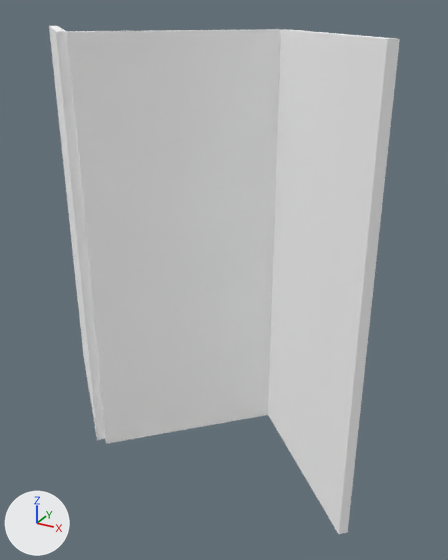
The glTF model public/3d/item/model__item__shop.ofs_3100_0/3100IMRL07_09.gltf as it was, and as the next commit left it.
Rendered twice from a 50 mm lens placed at (1.42, -2.22, 1.98), pointed at (0.18, 0.05, 0.85). Lighting does not change. The marker at lower left points along +X, +Y and +Z. The picture after the commit comes second.

Script lines for the objects in view, before the commit:
```python
mat_imrl07_09_0 = principled_material('imrl07_09_0')
mat_imrl07_09_0.base_color = (1.0, 1.0, 1.0)  # white #ffffff
mat_imrl07_09_0.roughness = 1.0
me_3100imrl07_09 = bpy.data.meshes.new('3100IMRL07_09')
me_3100imrl07_09.from_pydata(...)  # 20 vertices, 36 faces; spans x -0.94..0.94, y -0.31..0.31, z 0.01..1.9
me_3100imrl07_09.materials.append(mat_imrl07_09_0)  # white #ffffff
ob_3100imrl07_09 = bpy.data.objects.new('3100IMRL07_09', me_3100imrl07_09)
ob_3100imrl07_09.location = (0.0, 0.0, 0.0)
```
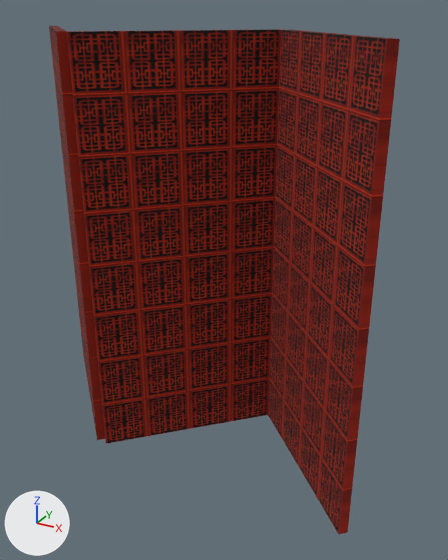
Boxes (x1, y1, x2, y2) around the edits, measured in the pictures (448 x 560 px):
'3100IMRL07_09', surface changed (white to red)
    both: (49, 26, 400, 534)

Diff of the bpy script that builds the scene:
```diff
--- a/public/3d/item/model__item__shop.ofs_3100_0/3100IMRL07_09.gltf.py
+++ b/public/3d/item/model__item__shop.ofs_3100_0/3100IMRL07_09.gltf.py
@@ img_imrl07_09_0 @@
+img_imrl07_09_0 = load_image('imrl07_09_0', '_unpacked/imrl07_09_0', 32, 64, 'sRGB')
@@ mat_imrl07_09_0 @@
 mat_imrl07_09_0 = principled_material('imrl07_09_0')
-mat_imrl07_09_0.base_color = (1.0, 1.0, 1.0)  # white #ffffff
+mat_imrl07_09_0.texture = img_imrl07_09_0
 mat_imrl07_09_0.roughness = 1.0
```
